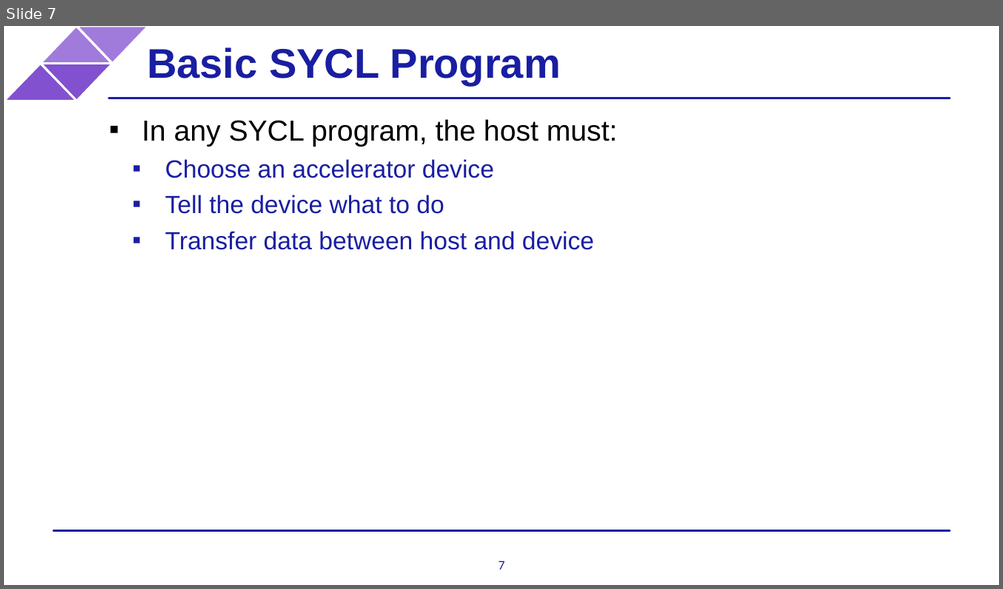
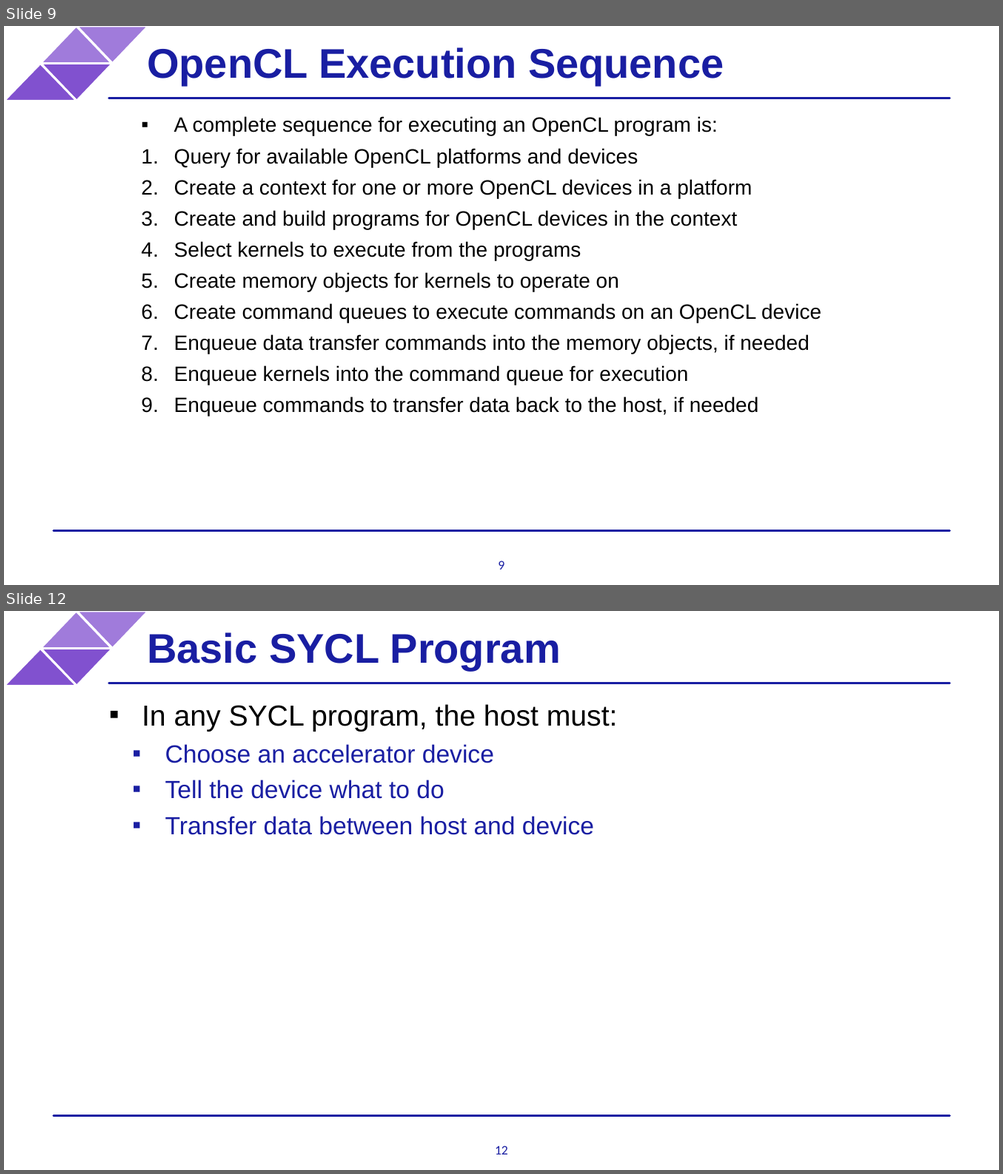
Before and after one commit to BenjaminMFindley/Reconfig-2-SYCL-DPCPP, a slide deck: Slides/SYCL intro.pptx. Shown one above the other, each under a label of ours: slide 7 before the commit, slides 9 and 12 after it; the slides between them are not shown. The pictures are 1003x589 and 1003x1174 pixels, drawn with LibreOffice and Linux fonts; fonts in the diff are those of the drawing; background and template pictures are left out. Boxes give left, top, right and bottom in pixels: in the first picture for what was removed or moved away, otherwise in the second. Text is boxed around its words. In the diff, an @@ line names an element or a change of style, - is before the commit and + after.

```diff
--- a/Slides/SYCL intro.pptx
+++ b/Slides/SYCL intro.pptx
@@ slide 9 added at [4,26,999,585], background #FFFFFF; not listed: 6 template elements that a slide beside it also shows @@
@@ text added at [147,47,723,84], 40 pt, text #191EA2, bold @@
+OpenCL Execution Sequence
@@ text added at [174,116,821,416], 20 pt, text #000000 @@
+  ▪ A complete sequence for executing an OpenCL program is:
+                1. Query for available OpenCL platforms and devices
+                2. Create a context for one or more OpenCL devices in a platform
+                3. Create and build programs for OpenCL devices in the context
+                4. Select kernels to execute from the programs
+                5. Create memory objects for kernels to operate on
+                6. Create command queues to execute commands on an OpenCL device
+                7. Enqueue data transfer commands into the memory objects, if needed
+                8. Enqueue kernels into the command queue for execution
+                9. Enqueue commands to transfer data back to the host, if needed
@@ page number added at [498,561,504,570], 12.7 pt, text #191EA2 @@
+9
@@ what was slide 7 is now slide 12 @@
@@ page number at [495,1146,508,1155]: text changed @@
-7
+12
```
Also in this commit, not shown: 2 slides changed, 8 other slides added, 5 slides removed.
